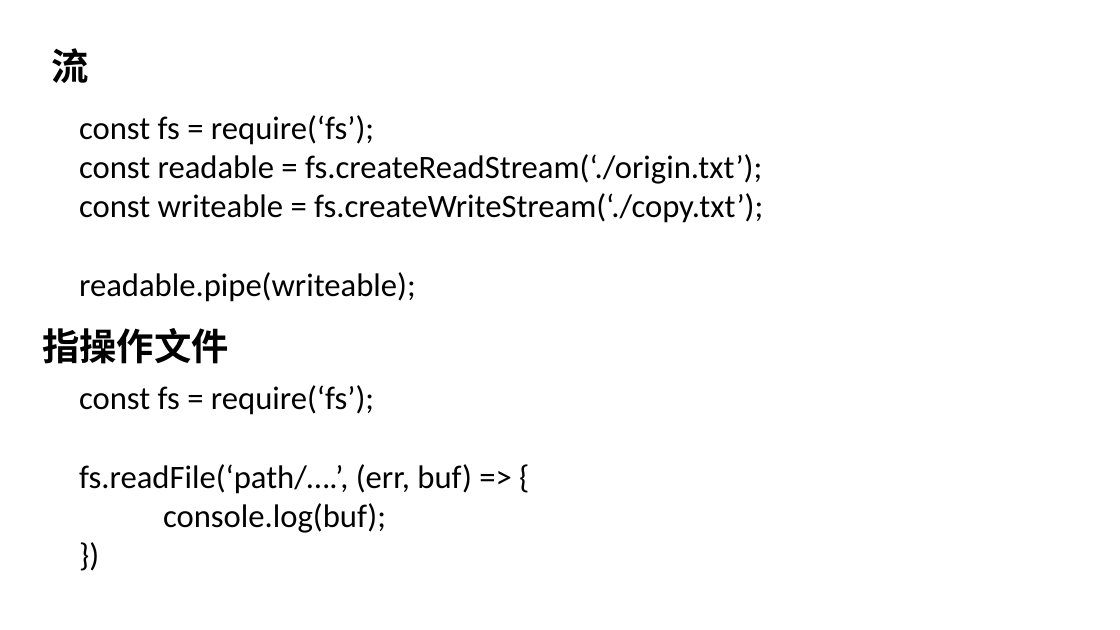
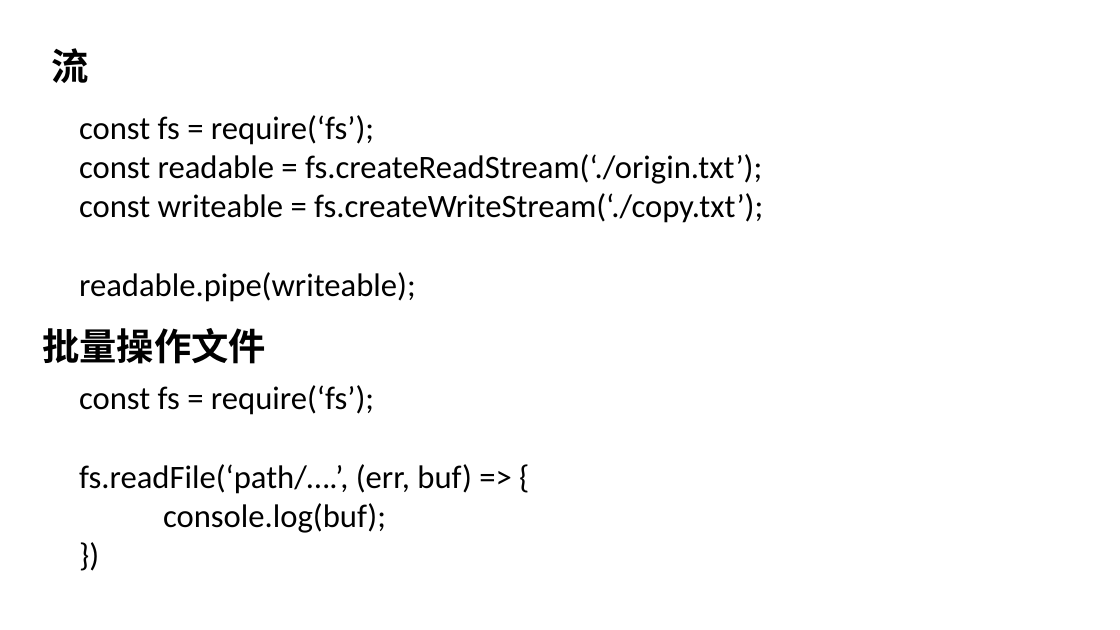
Before and after one commit to waterDP/Notebook, a slide deck: slide 7 of fs&&event.pptx (slide 6 before the commit). Drawn at 1120x630 pixels with LibreOffice and Linux fonts; fonts in the diff are those of the drawing; background and template pictures are left out. Boxes give left, top, right and bottom in pixels: in the first picture for what was removed or moved away, otherwise in the second. Text is boxed around its words. In the diff, an @@ line names an element or a change of style, - is before the commit and + after.

```diff
--- a/fs&&event.pptx
+++ b/fs&&event.pptx
@@ text at [42, 328, 266, 364]: text changed @@
-指操作文件
+批量操作文件
```
Also in this commit, not shown: 1 slide added, 13 other files.
